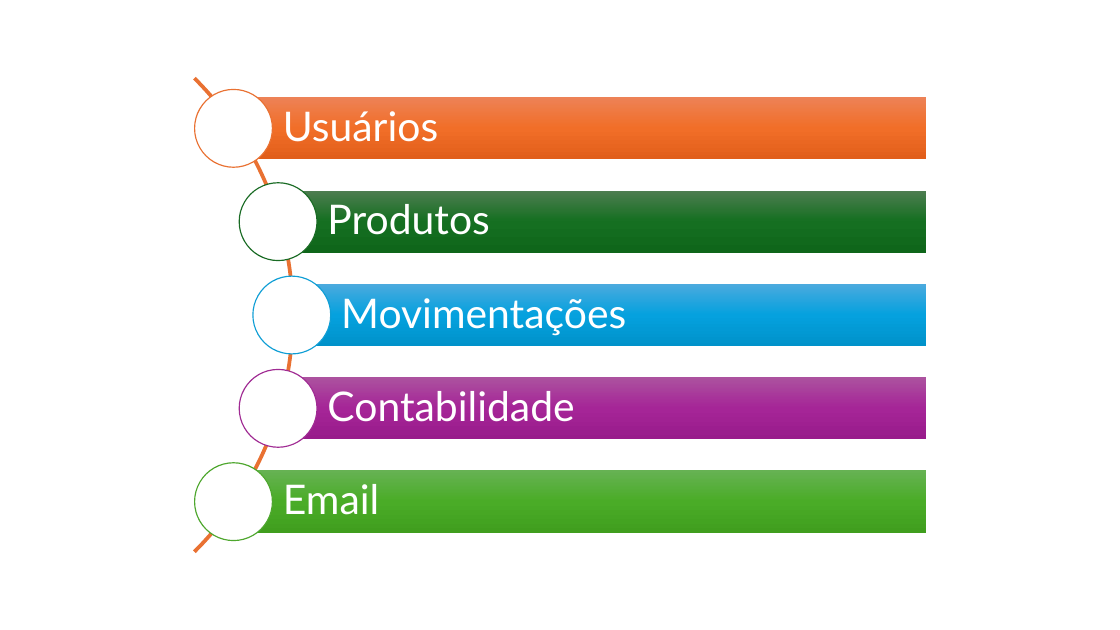
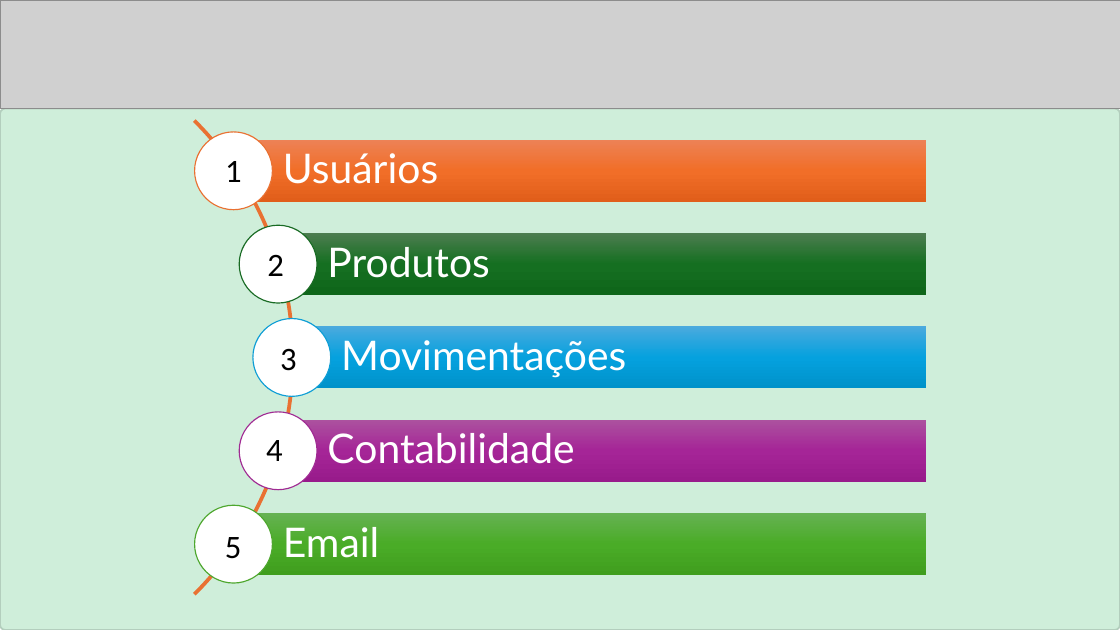
Before and after one commit to luiz-quintino/paraninfo, a slide deck: slide 3 of Paraninfo.pptx (slide 2 before the commit). Drawn at 1120x630 pixels with LibreOffice and Linux fonts; fonts in the diff are those of the drawing; grey boxes stand for pictures. Boxes give left, top, right and bottom in pixels: in the first picture for what was removed or moved away, otherwise in the second. Text is boxed around its words. In the diff, an @@ line names an element or a change of style, - is before the commit and + after.

Commit message:
0.6.0 improved email and added president to all messages

```diff
--- a/Paraninfo.pptx
+++ b/Paraninfo.pptx
@@ picture added at bbox=[0, 0, 1120, 108] @@
@@ rounded rectangle added at bbox=[0, 108, 1120, 630], fill #CFEEDA, outline #B3CEBD 1.5 pt @@
@@ 1 text, 1 arch (boxed as its full ring), 1 rectangle, 1 ellipse: place and size @@
-1 text, 1 arch (boxed as its full ring), 1 rectangle, 1 ellipse at bbox=[0, 0, 927, 630]
+1 text, 1 arch (boxed as its full ring), 1 rectangle, 1 ellipse at bbox=[0, 23, 927, 630]
@@ text added at bbox=[225, 161, 242, 182], 28 pt, text #000000 @@
+1
@@ text added at bbox=[267, 254, 284, 276], 28 pt, text #000000 @@
+2
@@ text added at bbox=[280, 348, 297, 371], 28 pt, text #000000 @@
+3
@@ text added at bbox=[266, 440, 283, 461], 28 pt, text #000000 @@
+4
@@ text added at bbox=[225, 537, 242, 559], 28 pt, text #000000 @@
+5
@@ 4 texts, 4 rectangles, 4 ellipses: place and size @@
-4 texts, 4 rectangles, 4 ellipses at bbox=[195, 97, 927, 541]
+4 texts, 4 rectangles, 4 ellipses at bbox=[195, 139, 927, 583]
```
Also in this commit, not shown: 14 other slides changed, 7 slides added, 1 slide removed, 8 other files.
